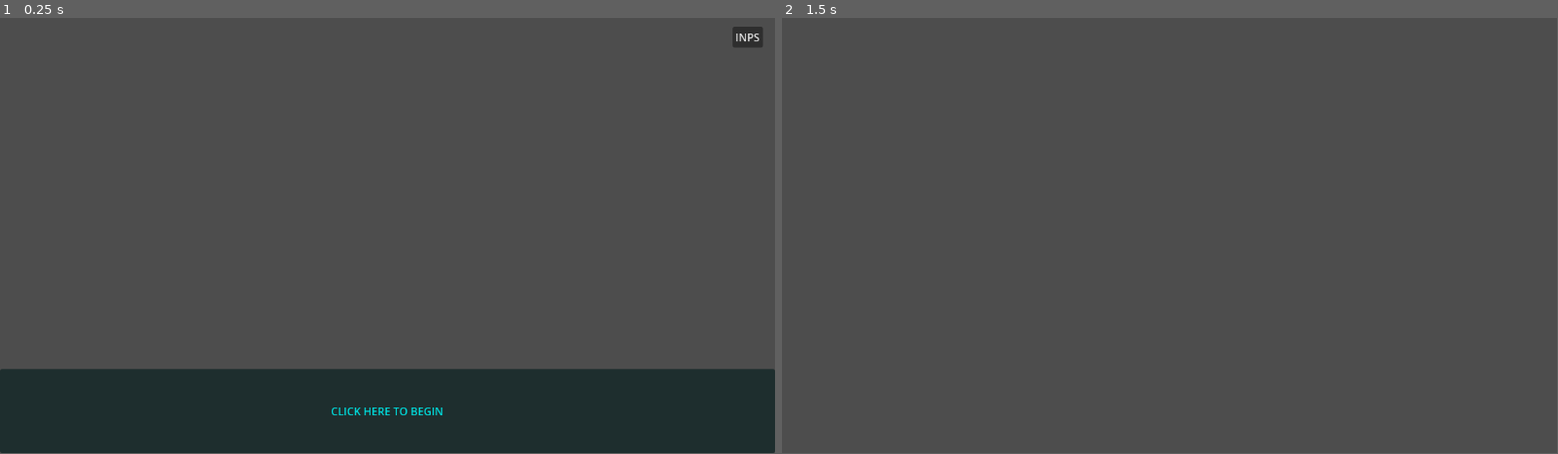
Above: before the commit, frames 1-2 (left to right).
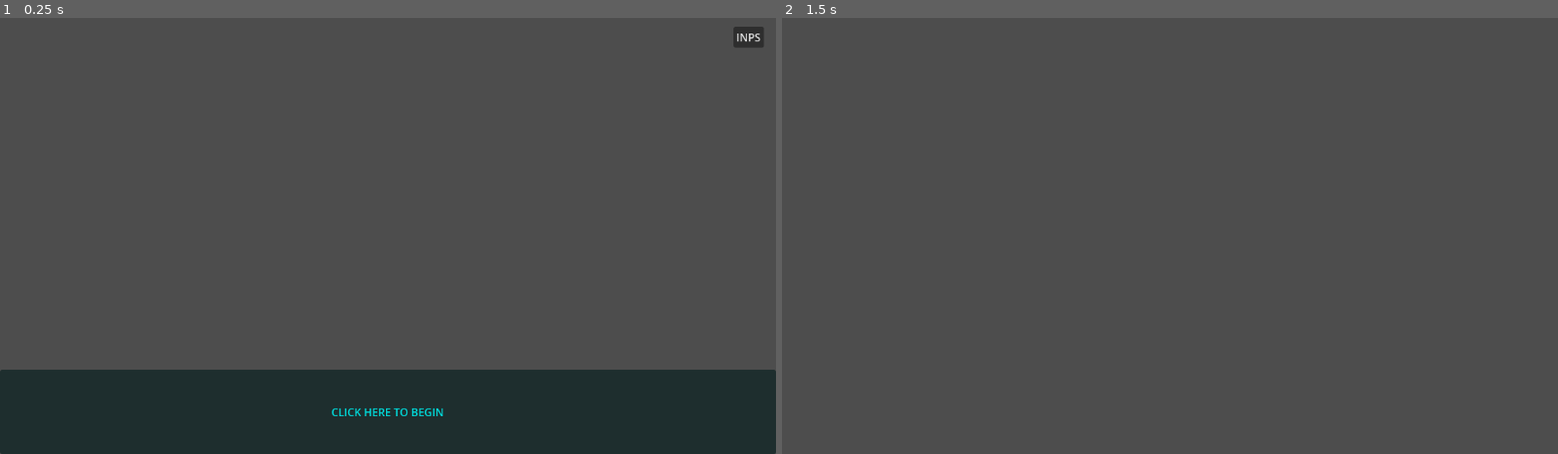
Above: after the commit, the same moments.

Repository: Hanamishu/Wizs_Workshop
Game: Godot game, scene res://Scenes/UI/TitleSc.tscn
Same seed, same stepped clock (60 frames per second), same inputs: the game is played once before the commit and once after it.
Inputs (mouse positions are in pixels of both pictures, inside the frame that each line leads up to):
- Up to frame 1 (0.25 s): no input
- Up to frame 2 (1.5 s): click "CLICK HERE TO BEGIN" at 0.5 s; tap Enter at 1.25 s; move the mouse to (1340, 214) at 1.27 s; hold Right from 1.28 s (still down); tap Alt at 1.35 s; click (1340, 214) at 1.42 s
The window is 799x449 before the commit and 800x450 after it. Grey fills any space a smaller window leaves; there, only what the larger window draws over its background counts as a difference.

The runs differ from the first frame. In frame 1, 0.5% of the frame differs, in the area x 0-100%, y 0-100%; in frame 2, only the window size differs.

Commit message:
Minor changes
(Seriously, don't even bother)

Diff:
--- a/Scripts/PauseMenu.gd
+++ b/Scripts/PauseMenu.gd
@@ -11,6 +11,7 @@
 	panel.visible = 0
 	process_mode = Node.PROCESS_MODE_ALWAYS
 
+	#L'if della smisurata infelicità e solitudine
 	if
 
 	res.pressed.connect(resume)
--- a/project.godot
+++ b/project.godot
@@ -17,7 +17,13 @@
 config/name="Wiz's Workshop"
 run/main_scene="uid://gj2cgnt3twct"
 config/features=PackedStringArray("4.6", "GL Compatibility")
+run/low_processor_mode=true
 config/icon="res://icon.svg"
+
+[display]
+
+window/stretch/mode="viewport"
+window/stretch/aspect="expand"
 
 [editor_plugins]
 
